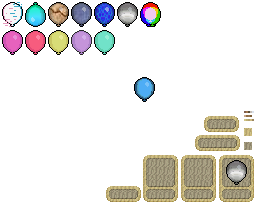
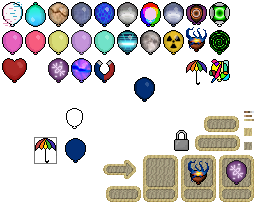
Before/after of a 257 × 205 layered artwork. What changed in the layer stack:
"Shadow": opacity 49% → 34% over [135, 78, 154, 101]
"Highlight": opacity 29% → 19% over [145, 82, 149, 87]
added layer "Cards #1" (screen) in group "New Balloons" over [135, 78, 154, 101]
hid "Cards #3", painted on it over [135, 78, 154, 101]
painted on "Visible #7" over [2, 2, 247, 185]
painted on "Dark Color" over [106, 163, 133, 176]
painted on "Light Color" over [103, 160, 136, 179]
